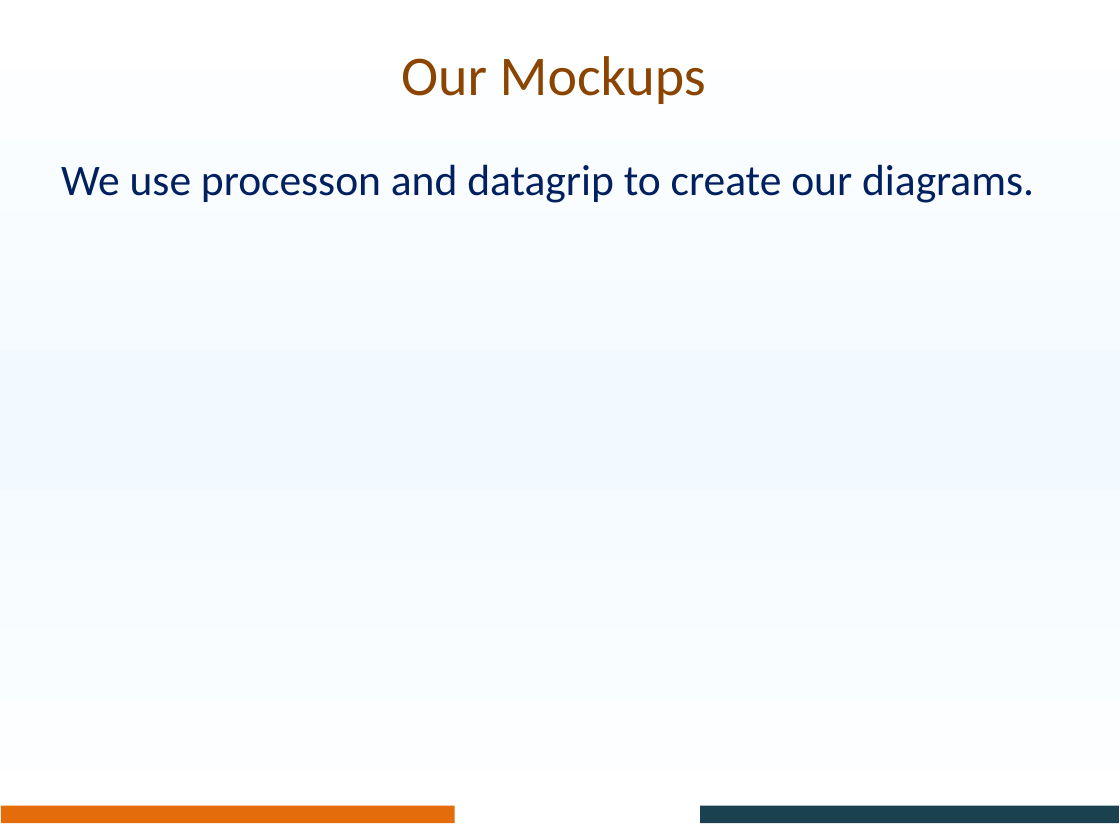
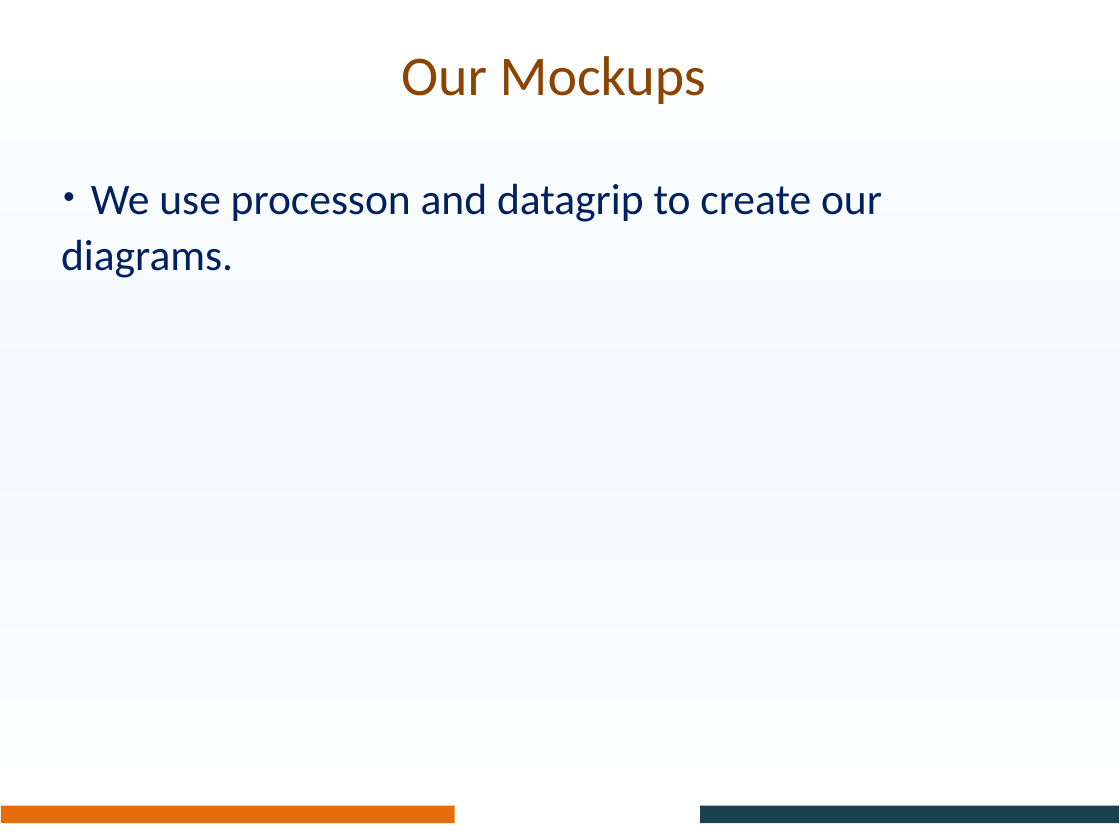
Before and after one commit to JiangRunzhi/ooadpokemon, a slide deck: slide 10 of PartAPre.pptx. Drawn at 1120x840 pixels with LibreOffice and Linux fonts; fonts in the diff are those of the drawing; background and template pictures are left out. Boxes give left, top, right and bottom in pixels: in the first picture for what was removed or moved away, otherwise in the second. Text is boxed around its words. In the diff, an @@ line names an element or a change of style, - is before the commit and + after.

```diff
--- a/PartAPre.pptx
+++ b/PartAPre.pptx
@@ text at (61, 183, 882, 278): text changed @@
-We use processon and datagrip to create our diagrams.
+· We use processon and datagrip to create our diagrams.
```
Also in this commit, not shown: 2 other slides changed, 17 other files.
